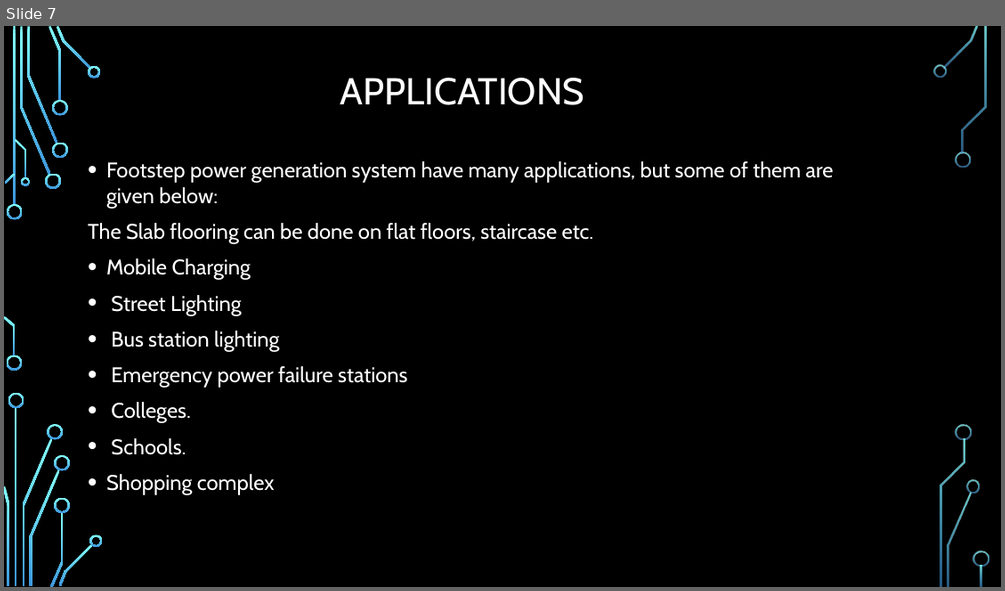
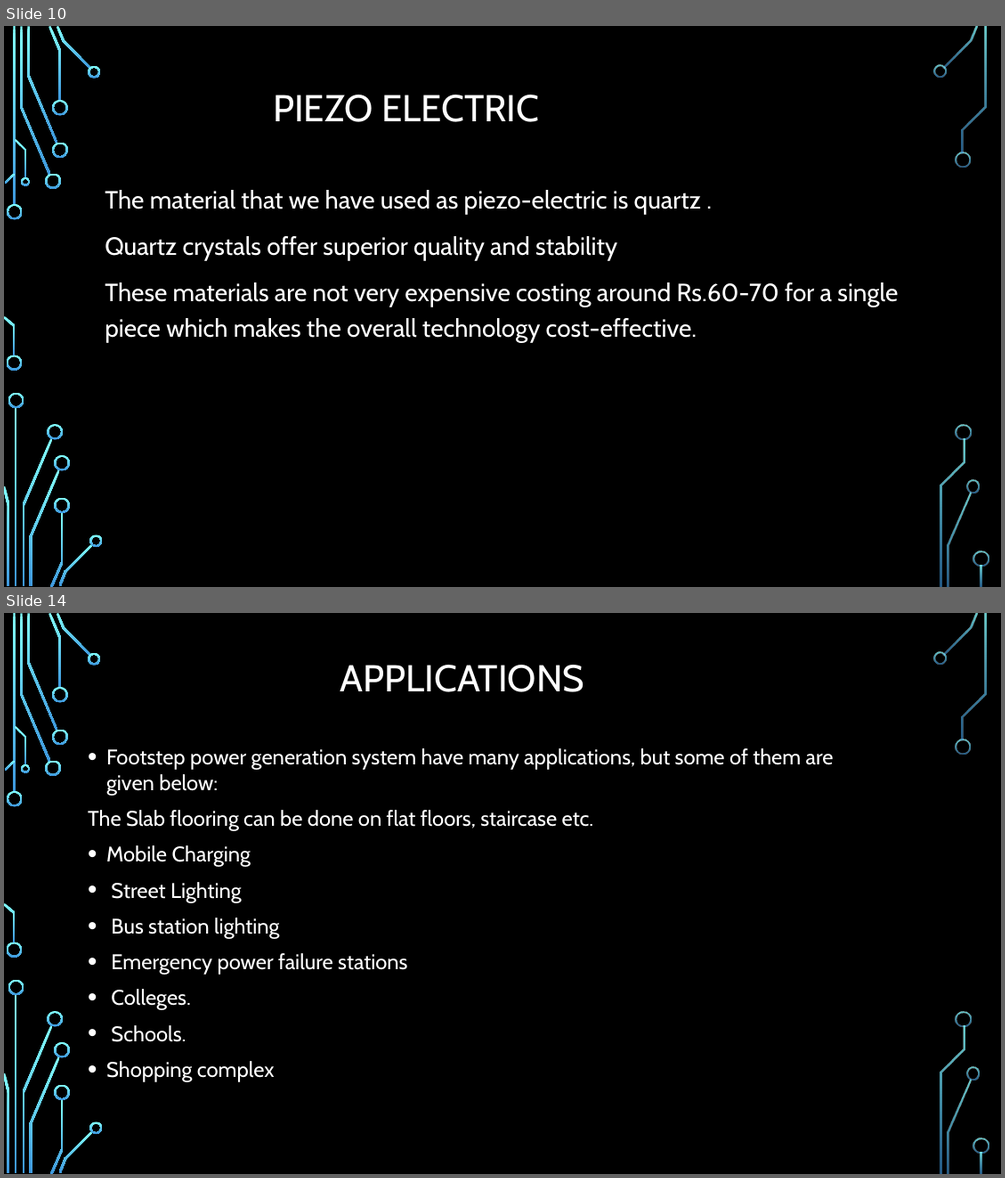
Before and after one commit to Abbashozefa/MINI-PROJECT-SEM1, a slide deck: mini project sem 1.pptx. Shown one above the other, each under a label of ours: slide 7 before the commit, slides 10 and 14 after it; the slides between them are not shown. The pictures are 1005x591 and 1005x1178 pixels, drawn with LibreOffice and Linux fonts; fonts in the diff are those of the drawing; background and template pictures are left out. Boxes give left, top, right and bottom in pixels: in the first picture for what was removed or moved away, otherwise in the second. Text is boxed around its words. In the diff, an @@ line names an element or a change of style, - is before the commit and + after.

```diff
--- a/mini project sem 1.pptx
+++ b/mini project sem 1.pptx
@@ slide 10 added at (4,26,1001,587), background picture (left out); not listed: 36 template elements that a slide beside it also shows @@
@@ title added at (273,95,539,122), 36 pt, text #FFFFFF @@
+PIEZO ELECTRIC
@@ text added at (105,190,898,343), 24 pt, text #FFFFFF @@
+The material that we have used as piezo-electric is quartz .
+Quartz crystals offer superior quality and stability
+These materials are not very expensive costing around Rs.60-70 for a single piece which makes the overall technology cost-effective.
@@ what was slide 7 is now slide 14 @@
```
Also in this commit, not shown: 3 slides changed, 7 other slides added, 1 slide removed.
